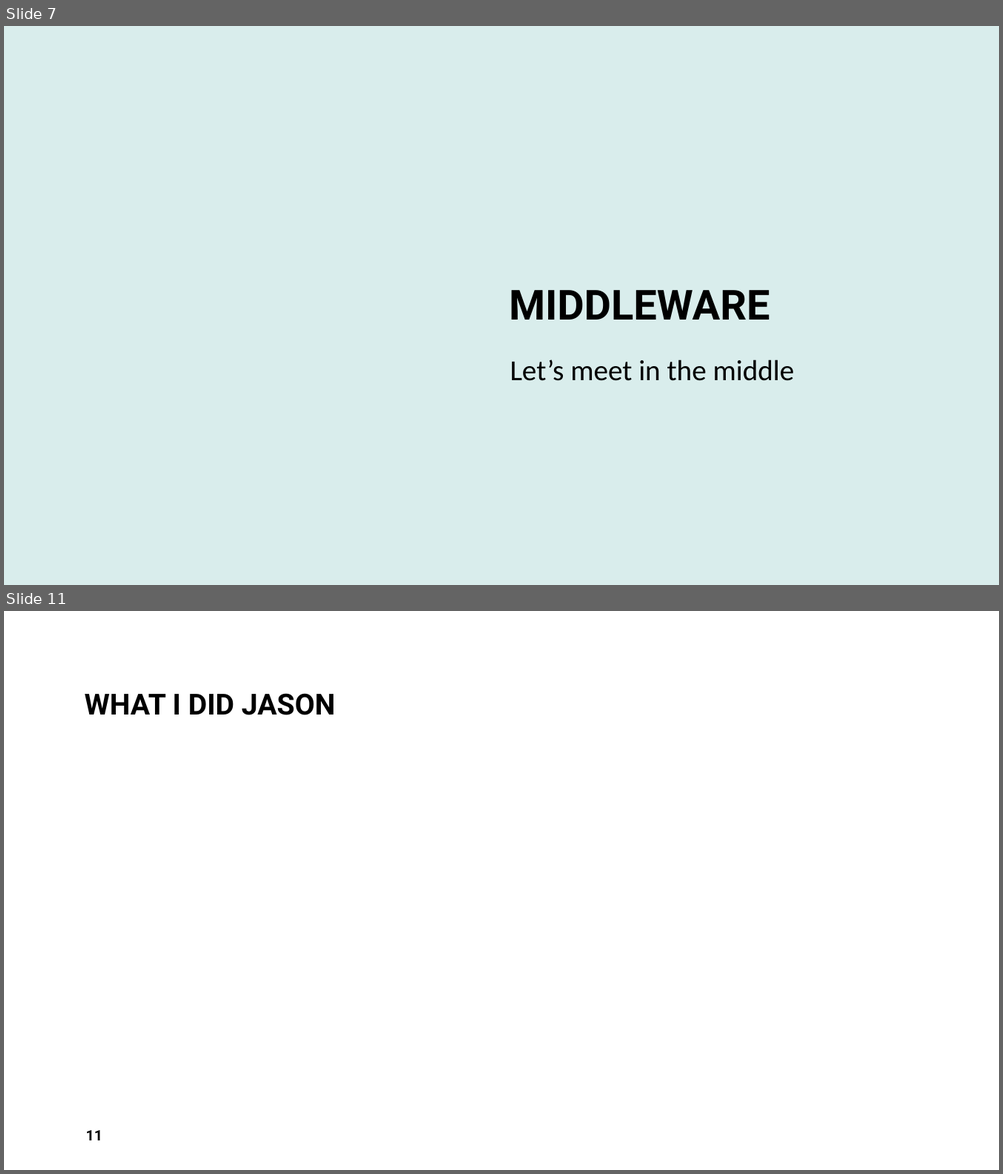
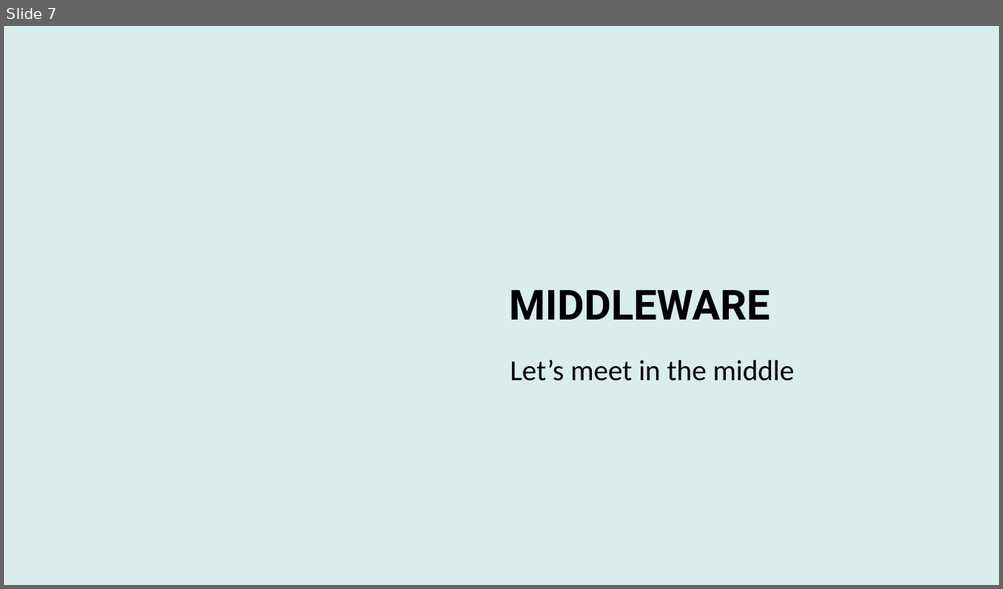
Before and after one commit to ebecke2024/Jungle, a slide deck: Jungle_Presentation.pptx. Shown one above the other, each under a label of ours: slides 7 and 11 before the commit, slide 7 after it; the slides between them are not shown. The pictures are 1003x1174 and 1003x589 pixels, drawn with LibreOffice and Linux fonts; fonts in the diff are those of the drawing; background and template pictures are left out. Boxes give left, top, right and bottom in pixels: in the first picture for what was removed or moved away, otherwise in the second. Text is boxed around its words. In the diff, an @@ line names an element or a change of style, - is before the commit and + after.

```diff
--- a/Jungle_Presentation.pptx
+++ b/Jungle_Presentation.pptx
@@ slide 11 removed at (x1=4, y1=611, x2=999, y2=1170), background #FFFFFF @@
@@ title removed at (x1=85, y1=693, x2=336, y2=715) @@
-WHAT I DID JASON
@@ page number removed at (x1=86, y1=1130, x2=102, y2=1141) @@
-11
```
Also in this commit, not shown: 3 slides changed, 3 slides added, 4 other slides removed, 12 other files.
